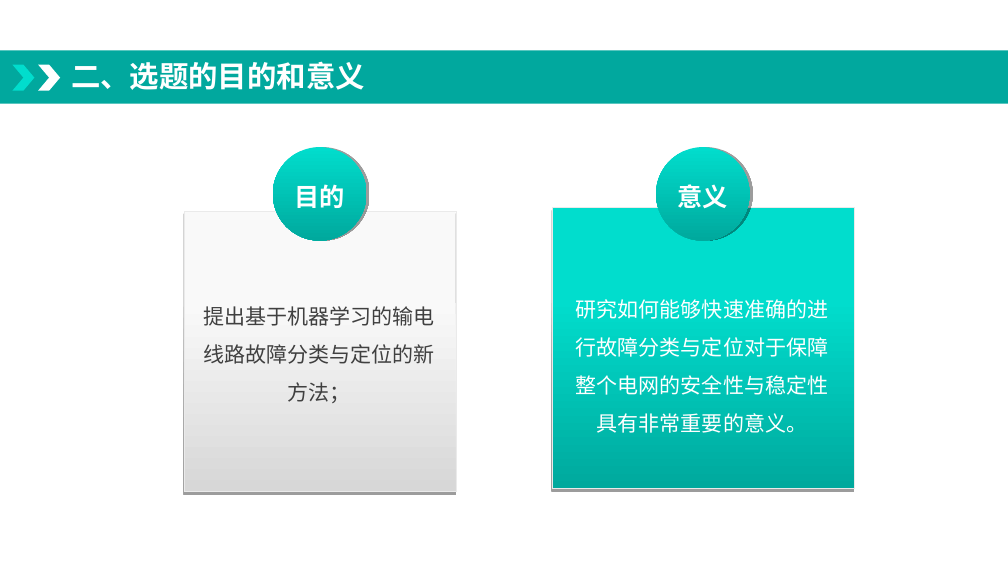
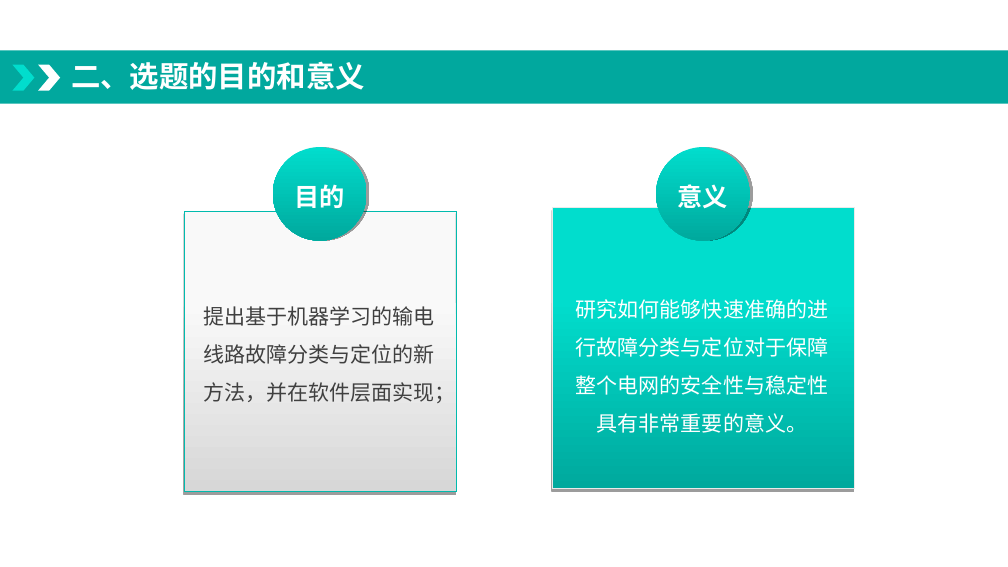
Before and after one commit to minda163/paper, a slide deck: slide 4 of 开题/我要学习-开题1.pptx. Drawn at 1008x567 pixels with LibreOffice and Linux fonts; fonts in the diff are those of the drawing; background and template pictures are left out. Boxes give left, top, right and bottom in pixels: in the first picture for what was removed or moved away, otherwise in the second. Text is boxed around its words. In the diff, an @@ line names an element or a change of style, - is before the commit and + after.

```diff
--- a/开题/我要学习-开题1.pptx
+++ b/开题/我要学习-开题1.pptx
@@ rectangle at (x1=184, y1=211, x2=456, y2=492): outline #EAEAEA 0.25 pt to #01BBAE 0.25 pt @@
@@ text at (x1=204, y1=306, x2=456, y2=403): text changed @@
-提出基于机器学习的输电线路故障分类与定位的新方法；
+提出基于机器学习的输电线路故障分类与定位的新方法，并在软件层面实现；
```
Also in this commit, not shown: 5 other slides changed, 1 other file.
